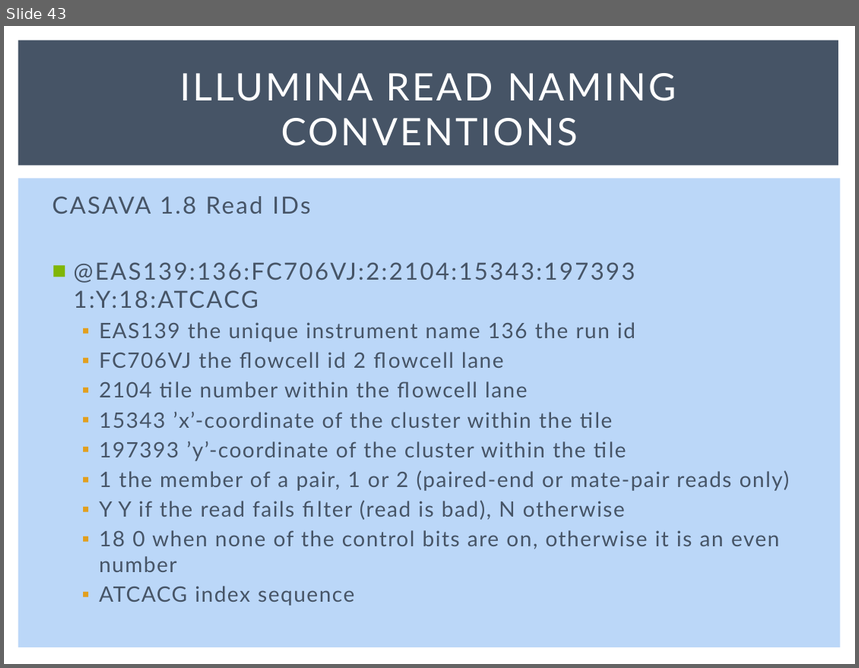
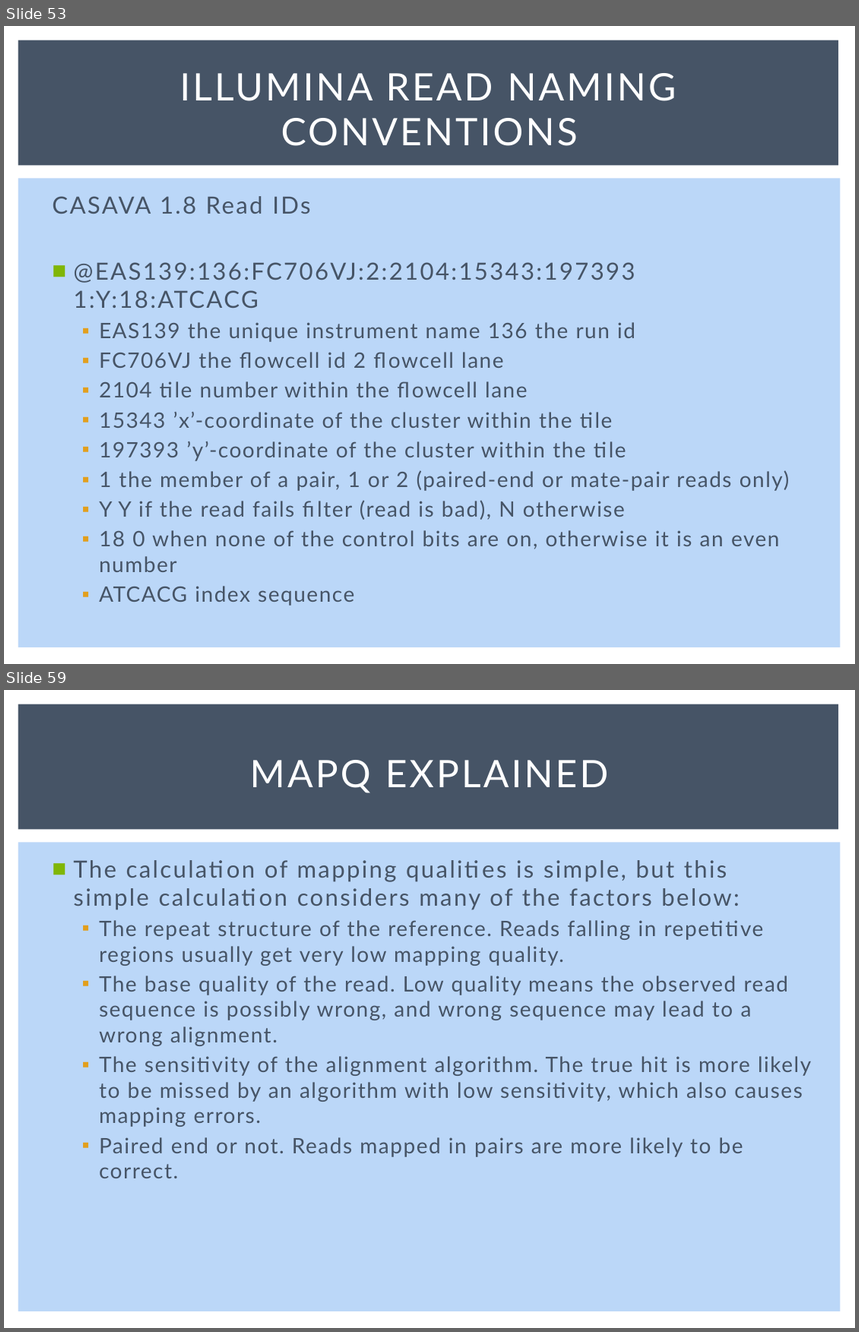
Before and after one commit to msettles/Workshop_RNAseq, a slide deck: powerpoints/RNA-seq-Piracicaba2015.pptx. Shown one above the other, each under a label of ours: slide 43 before the commit, slides 53 and 59 after it; the slides between them are not shown. The pictures are 859x668 and 859x1332 pixels, drawn with LibreOffice and Linux fonts; fonts in the diff are those of the drawing. Boxes give left, top, right and bottom in pixels: in the first picture for what was removed or moved away, otherwise in the second. Text is boxed around its words. In the diff, an @@ line names an element or a change of style, - is before the commit and + after.

```diff
--- a/powerpoints/RNA-seq-Piracicaba2015.pptx
+++ b/powerpoints/RNA-seq-Piracicaba2015.pptx
@@ slide 59 added at [4,690,855,1328], background #FFFFFF; not listed: 2 template elements that a slide beside it also shows @@
@@ title added at [250,760,609,793], 32 pt, text #FFFFFF @@
+MAPQ EXPLAINED
@@ text added at [73,860,811,1179], 18 pt, text #465466 @@
+■ The calculation of mapping qualities is simple, but this simple calculation considers many of the factors below:
+  ▪ The repeat structure of the reference. Reads falling in repetitive regions usually get very low mapping quality.
+  ▪ The base quality of the read. Low quality means the observed read sequence is possibly wrong, and wrong sequence may lead to a wrong alignment.
+  ▪ The sensitivity of the alignment algorithm. The true hit is more likely to be missed by an algorithm with low sensitivity, which also causes mapping errors.
+  ▪ Paired end or not. Reads mapped in pairs are more likely to be correct.
@@ what was slide 43 is now slide 53 @@
```
Also in this commit, not shown: 7 slides changed, 21 other slides added, 8 other files.
